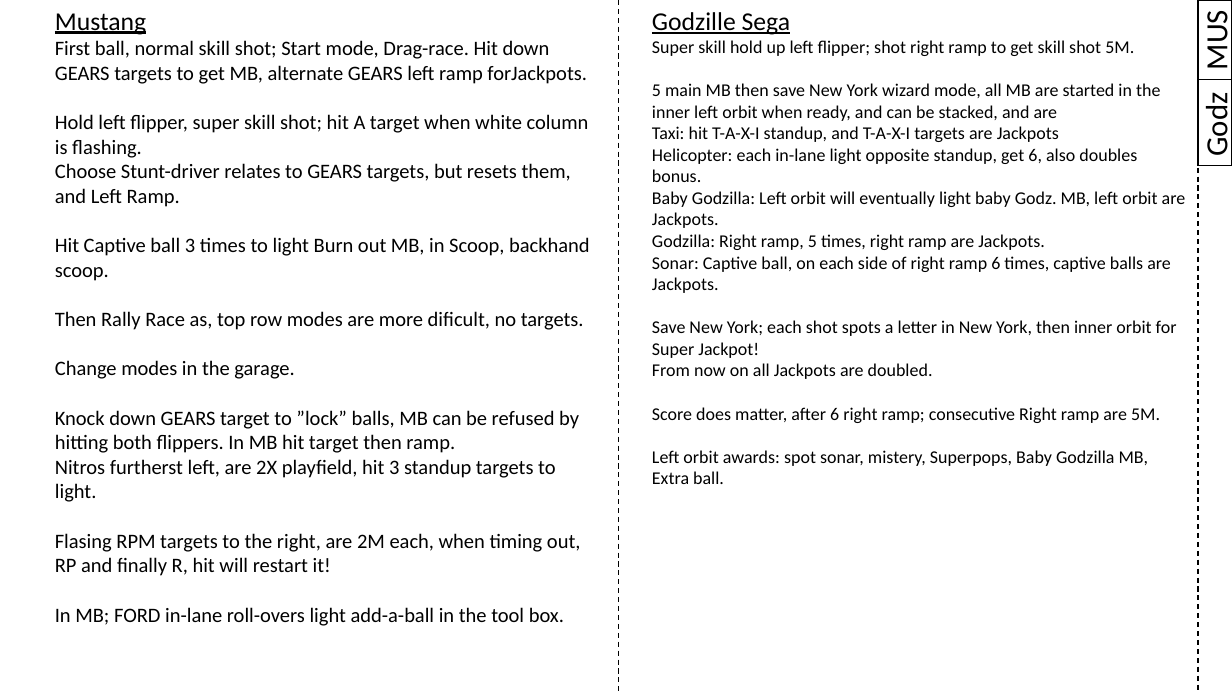
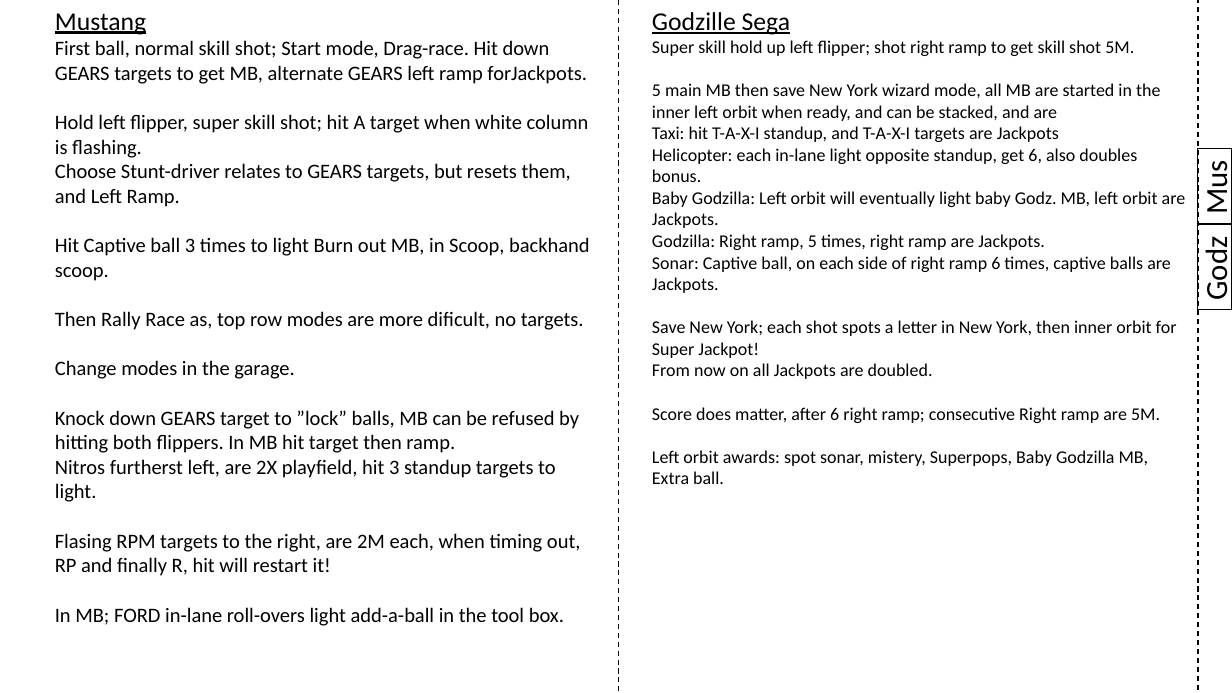
Before and after one commit to karstenbolge/PB, a slide deck: slide 20 of PB.pptx. Drawn at 1232x693 pixels with LibreOffice and Linux fonts; fonts in the diff are those of the drawing. Boxes give left, top, right and bottom in pixels: in the first picture for what was removed or moved away, otherwise in the second. Text is boxed around its words. In the diff, an @@ line names an element or a change of style, - is before the commit and + after.

```diff
--- a/PB.pptx
+++ b/PB.pptx
@@ rectangle "Mus": place and size @@
-rectangle "Mus" at bbox=[1198, 0, 1232, 79]
+rectangle "Mus" at bbox=[1198, 149, 1232, 224]
@@ text in rectangle at bbox=[1198, 165, 1232, 214]: text changed @@
-MUS
+Mus
@@ rectangle "Godz": place and size @@
-rectangle "Godz" at bbox=[1198, 79, 1232, 165]
+rectangle "Godz" at bbox=[1198, 224, 1232, 310]
```
Also in this commit, not shown: 20 other slides changed, 1 slide added.
